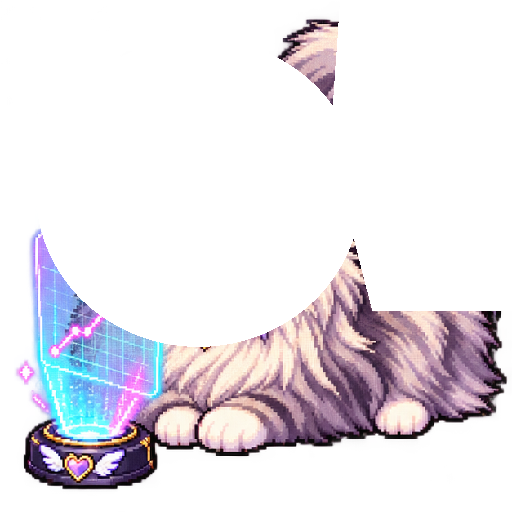
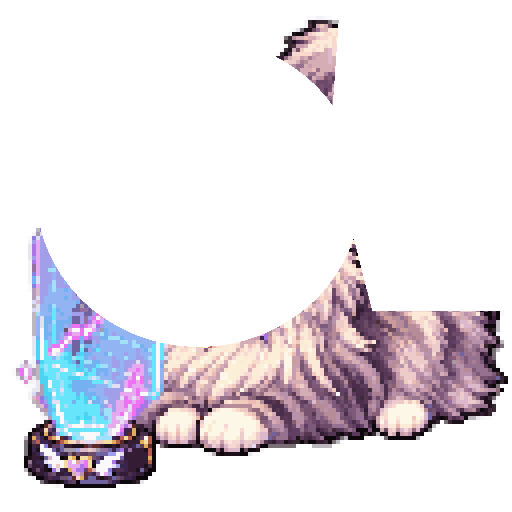
Revision of a layered 512px x 512px image; what changed, layer by layer:
painted on "head" over [37,51,361,347]
painted on "tail" over [333,12,372,311]
